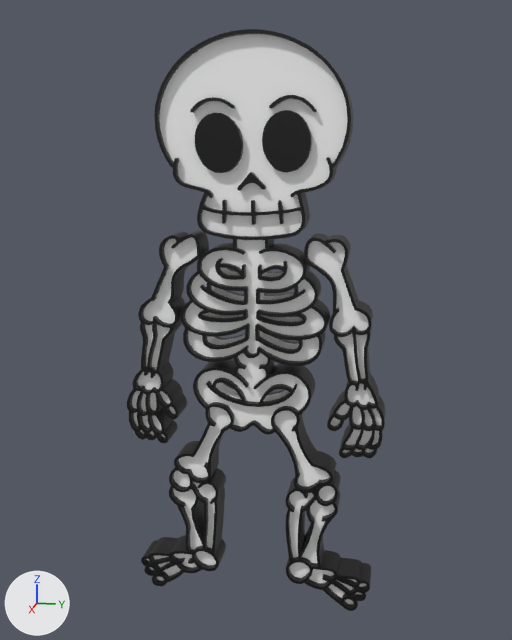
Renders of the FBX model Blender Dateien/FBX/Skeleton.fbx from each side of a commit.
Before and after are seen from a 50 mm lens placed at (5.13, 1.04, 3.62), pointed at (-0.03, 0.0, 2.33). The lights are fixed; the arrows at lower left show +X, +Y and +Z. Where no turn or scale is listed for an object, it has been applied to the vertices.

The first picture shows 'Skeleton'.
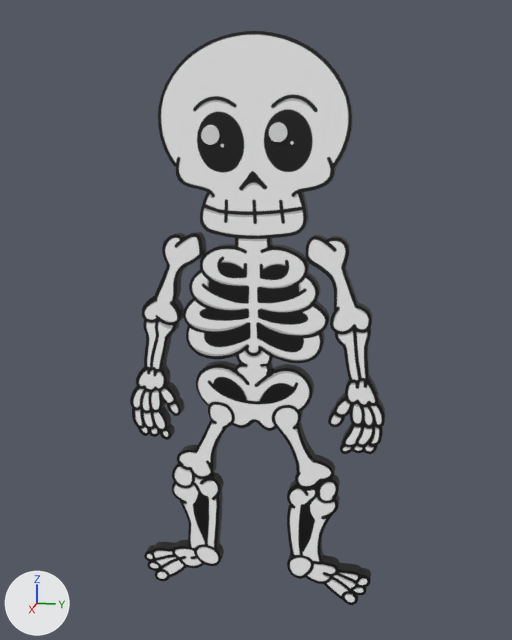
Scene script edits in JSON lines:
```json
{"op": "add", "block": "img_img_4570_png", "code": ["img_img_4570_png = load_image('IMG_4570.PNG', '../../Texturen und Bilder/01Game/Skeleton/IMG_4570.PNG', 2048, 2048, 'sRGB')"]}
{"op": "add", "block": "mat_skeleton", "code": ["mat_skeleton = principled_material('Skeleton')", "mat_skeleton.texture = img_img_4570_png"]}
{"block": "me_plane", "where": "# used by ob_skeleton; location = (0.0, 0.0, 0.0)"}
{"op": "remove", "block": "me_plane", "code": "me_plane.from_pydata(...)  # 14187 vertices, 17249 faces; spans x -0.13..0.13, y -1.01..1.0, z 0.02..4.38"}
{"op": "remove", "block": "me_plane", "code": "me_plane.materials.append(mat_material_001)  # white #ffffff"}
{"op": "add", "block": "me_plane", "code": "me_plane.from_pydata(...)  # 1398 vertices, 1396 faces; spans x -0.05..0.05, y -0.94..0.95, z 0.02..4.38"}
{"block": "me_plane", "change": "me_plane part 1: the loose piece of 10420 vertices spanning x -0.13..0.13, y -0.94..0.95, z 0.02..4.38 is rebuilt with 1398 vertices and now spans x -0.05..0.05, y -0.94..0.95, z 0.02..4.38"}
{"block": "me_plane", "change": "me_plane part 2: the loose piece of 1930 vertices spanning x -0.13..0.13, y 0.39..1.0, z 1.33..2.99 is deleted"}
{"block": "me_plane", "change": "me_plane part 3: the loose piece of 1837 vertices spanning x -0.13..0.13, y -1.01..-0.38, z 1.32..2.99 is deleted"}
{"op": "add", "block": "me_plane", "code": "me_plane.materials.append(mat_skeleton)  # picture img_img_4570_png"}
{"op": "add", "block": "me_plane_004", "code": ["me_plane_004 = bpy.data.meshes.new('Plane.004')", "me_plane_004.from_pydata(...)  # 372 vertices, 370 faces; spans x -0.13..-0.03, y -0.16..0.46, z -1.53..0.13", "# faces by material slot: [184, 186]", "me_plane_004.materials.append(mat_skeleton)  # picture img_img_4570_png", "me_plane_004.materials.append(mat_material_002)  # black #000000"]}
{"op": "add", "block": "me_cylinder", "code": ["me_cylinder = bpy.data.meshes.new('Cylinder')", "me_cylinder.from_pydata(...)  # a 32-sided cylinder along x spanning x -0.0632..0.0632, y -0.066..0.066, z -0.066..0.066"]}
{"op": "add", "block": "me_plane_005", "code": ["me_plane_005 = bpy.data.meshes.new('Plane.005')", "me_plane_005.from_pydata(...)  # 388 vertices, 386 faces; spans x -0.13..-0.03, y -0.48..0.15, z -1.55..0.12", "# faces by material slot: [192, 194]", "me_plane_005.materials.append(mat_skeleton)  # picture img_img_4570_png", "me_plane_005.materials.append(mat_material_002)  # black #000000"]}
{"op": "add", "block": "ob_hand1", "code": ["ob_hand1 = bpy.data.objects.new('Hand1', me_plane_004)", "ob_hand1.location = (0.075, 0.545, 2.858)"]}
{"op": "add", "block": "ob_glare", "code": ["ob_glare = bpy.data.objects.new('Glare', me_cylinder)", "ob_glare.location = (0.0, -0.309, 3.694)"]}
{"op": "add", "block": "ob_hand2", "code": ["ob_hand2 = bpy.data.objects.new('Hand2', me_plane_005)", "ob_hand2.location = (0.075, -0.529, 2.873)"]}
{"op": "add", "block": "ob_glare1", "code": ["ob_glare1 = bpy.data.objects.new('Glare1', me_cylinder.copy())", "ob_glare1.location = (0.0, 0.181, 3.711)"]}
```

Changed parts and their boxes (x1, y1, x2, y2) in the pictures (512 x 640 px):
```json
{"object": "Skeleton", "change": "reshaped", "before": [127, 29, 385, 611], "after": [144, 31, 371, 605], "on screen": "12% narrower"}
{"object": "Hand1", "change": "added", "after": [305, 235, 385, 454], "faces in mat_skeleton (picture img_img_4570_png)": [305, 236, 385, 454], "faces in mat_material_002 (black #000000)": [312, 235, 385, 446]}
{"object": "Hand2", "change": "added", "after": [130, 232, 206, 440], "faces in mat_skeleton (picture img_img_4570_png)": [130, 233, 203, 440], "faces in mat_material_002 (black #000000)": [161, 232, 206, 437]}
{"object": "Glare1", "change": "added", "after": [269, 123, 288, 142]}
{"object": "Glare", "change": "added", "after": [201, 126, 220, 145]}
{"part": 1, "of": "me_plane", "change": "rebuilt", "before": [141, 29, 371, 611], "after": [144, 31, 371, 605]}
{"part": 2, "of": "me_plane", "change": "deleted", "before": [304, 233, 385, 458]}
{"part": 3, "of": "me_plane", "change": "deleted", "before": [127, 231, 209, 443]}
```
